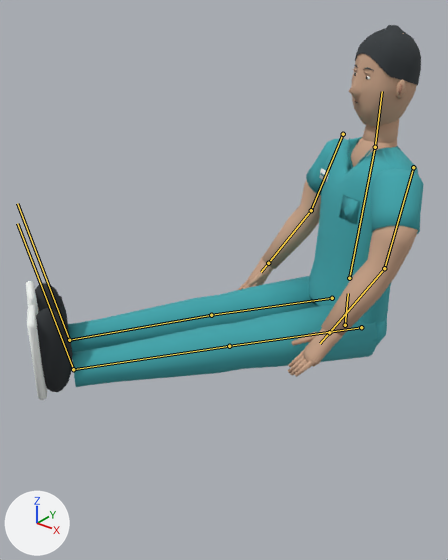
What one commit did to the glTF model arjan-portfolio/public/hospitalsim/assets/clinician-lod.glb.
One viewpoint serves both versions: a 50 mm camera at (0.574, -1.197, 1.782) aimed at (-0.319, -0.08, 1.089). Lighting does not change. The marker at lower left points along +X, +Y and +Z. The picture after the commit comes second. Both versions are drawn at frame 38 of the action 'TransferOut'; the numbers are the values there. The bones that change are drawn over the model as lines.

In view in the first picture: 'clinician_skin_export'.
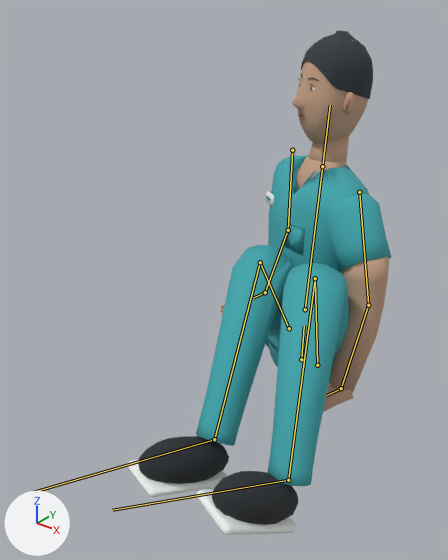
Patch to the scene script:
```diff
--- a/arjan-portfolio/public/hospitalsim/assets/clinician-lod.glb.py
+++ b/arjan-portfolio/public/hospitalsim/assets/clinician-lod.glb.py
@@ bone_hips @@
 bone_hips = bpy.data.objects['clinician'].pose.bones['hips']
-bone_hips.location = (-0.173, -0.058, -0.335)
+bone_hips.location = (-0.173, -0.058, -0.087)
@@ bone_spine @@
 bone_spine = bpy.data.objects['clinician'].pose.bones['spine']  # child of 'hips'
-bone_spine.rotation_quaternion = (0.999, -0.05, 0.0, 0.0)  # degrees (-6, 0, 0)
+bone_spine.rotation_quaternion = (1.0, -0.029, 0.0, 0.0)  # degrees (-3, 0, 0)
@@ bone_head @@
 bone_head = bpy.data.objects['clinician'].pose.bones['head']  # child of 'spine'
-bone_head.rotation_quaternion = (0.999, 0.04, 0.0, 0.0)  # degrees (5, 0, 0)
+bone_head.rotation_quaternion = (1.0, 0.0, 0.0, 0.0)  # degrees (0, 0, 0)
@@ bone_upper_arm_l @@
 bone_upper_arm_l = bpy.data.objects['clinician'].pose.bones['upper_arm.L']  # child of 'spine'
-bone_upper_arm_l.rotation_quaternion = (0.996, -0.09, 0.0, 0.0)  # degrees (-10, 0, 0)
+bone_upper_arm_l.rotation_quaternion = (0.998, 0.069, 0.0, 0.0)  # degrees (8, 0, 0)
@@ bone_forearm_l @@
 bone_forearm_l = bpy.data.objects['clinician'].pose.bones['forearm.L']  # child of 'upper_arm.L'
-bone_forearm_l.rotation_quaternion = (0.983, -0.184, 0.0, 0.0)  # degrees (-21, 0, 0)
+bone_forearm_l.rotation_quaternion = (0.989, -0.15, 0.0, 0.0)  # degrees (-17, 0, 0)
@@ bone_hand_l @@
 bone_hand_l = bpy.data.objects['clinician'].pose.bones['hand.L']  # child of 'forearm.L'
-bone_hand_l.rotation_quaternion = (1.0, 0.0, 0.0, 0.0)  # degrees (0, 0, 0)
+bone_hand_l.rotation_quaternion = (0.889, -0.457, 0.0, 0.0)  # degrees (-54, 0, 0)
@@ bone_upper_arm_r @@
 bone_upper_arm_r = bpy.data.objects['clinician'].pose.bones['upper_arm.R']  # child of 'spine'
-bone_upper_arm_r.rotation_quaternion = (0.996, -0.09, 0.0, 0.0)  # degrees (-10, 0, 0)
+bone_upper_arm_r.rotation_quaternion = (0.998, 0.069, 0.0, 0.0)  # degrees (8, 0, 0)
@@ bone_forearm_r @@
 bone_forearm_r = bpy.data.objects['clinician'].pose.bones['forearm.R']  # child of 'upper_arm.R'
-bone_forearm_r.rotation_quaternion = (0.983, -0.184, 0.0, 0.0)  # degrees (-21, 0, 0)
+bone_forearm_r.rotation_quaternion = (0.989, -0.15, 0.0, 0.0)  # degrees (-17, 0, 0)
@@ bone_hand_r @@
 bone_hand_r = bpy.data.objects['clinician'].pose.bones['hand.R']  # child of 'forearm.R'
-bone_hand_r.rotation_quaternion = (1.0, 0.0, 0.0, 0.0)  # degrees (0, 0, 0)
+bone_hand_r.rotation_quaternion = (0.889, -0.457, 0.0, 0.0)  # degrees (-54, 0, 0)
@@ bone_thigh_l @@
 bone_thigh_l = bpy.data.objects['clinician'].pose.bones['thigh.L']  # child of 'hips'
-bone_thigh_l.rotation_quaternion = (0.707, -0.707, 0.0, 0.0)  # degrees (-90, 0, 0)
+bone_thigh_l.rotation_quaternion = (0.271, -0.501, 0.0, -0.821)  # degrees (-29, -56, -128)
@@ bone_shin_l @@
 bone_shin_l = bpy.data.objects['clinician'].pose.bones['shin.L']  # child of 'thigh.L'
-bone_shin_l.rotation_quaternion = (1.0, 0.0, 0.0, 0.0)  # degrees (0, 0, 0)
+bone_shin_l.rotation_quaternion = (0.522, 0.454, 0.007, 0.722)  # degrees (39, -40, 93)
@@ bone_foot_l @@
 bone_foot_l = bpy.data.objects['clinician'].pose.bones['foot.L']  # child of 'shin.L'
-bone_foot_l.rotation_quaternion = (1.0, 0.0, 0.0, 0.0)  # degrees (0, 0, 0)
+bone_foot_l.rotation_quaternion = (0.949, -0.103, -0.234, -0.181)  # degrees (-7, -29, -20)
@@ bone_thigh_r @@
 bone_thigh_r = bpy.data.objects['clinician'].pose.bones['thigh.R']  # child of 'hips'
-bone_thigh_r.rotation_quaternion = (0.707, -0.707, 0.0, 0.0)  # degrees (-90, 0, 0)
+bone_thigh_r.rotation_quaternion = (0.328, -0.655, 0.0, -0.68)  # degrees (-72, -63, -81)
@@ bone_shin_r @@
 bone_shin_r = bpy.data.objects['clinician'].pose.bones['shin.R']  # child of 'thigh.R'
-bone_shin_r.rotation_quaternion = (1.0, 0.0, 0.0, 0.0)  # degrees (0, 0, 0)
+bone_shin_r.rotation_quaternion = (0.615, 0.531, 0.031, 0.582)  # degrees (58, -35, 67)
@@ bone_foot_r @@
 bone_foot_r = bpy.data.objects['clinician'].pose.bones['foot.R']  # child of 'shin.R'
-bone_foot_r.rotation_quaternion = (1.0, 0.0, 0.0, 0.0)  # degrees (0, 0, 0)
+bone_foot_r.rotation_quaternion = (0.957, 0.059, -0.228, -0.17)  # degrees (12, -25, -23)
```

What differs and where, as boxes [x1, y1, x2, y2] in the pictures (448 x 560 px):
'clinician_skin_export', posed (34% narrower, 35% taller): before [26, 25, 424, 400]; after [127, 30, 391, 535]
bone 'hips', root to tip: before (345, 325) to (348, 293); after (301, 359) to (304, 326)
bone 'spine', root to tip: before (349, 278) to (375, 147); after (305, 309) to (322, 166)
bone 'head', root to tip: before (375, 147) to (382, 91); after (322, 166) to (330, 105)
bone 'upper_arm.L', root to tip: before (413, 167) to (384, 268); after (359, 192) to (368, 305)
bone 'forearm.L', root to tip: before (384, 268) to (329, 332); after (368, 305) to (341, 388)
bone 'hand.L', root to tip: before (329, 332) to (320, 343); after (341, 388) to (326, 395)
bone 'upper_arm.R', root to tip: before (343, 134) to (311, 210); after (292, 150) to (288, 230)
bone 'forearm.R', root to tip: before (311, 210) to (268, 263); after (288, 230) to (265, 292)
bone 'hand.R', root to tip: before (268, 263) to (261, 272); after (265, 292) to (254, 297)
bone 'thigh.L', root to tip: before (361, 327) to (229, 346); after (317, 365) to (315, 278)
bone 'shin.L', root to tip: before (229, 346) to (73, 369); after (315, 278) to (288, 480)
bone 'foot.L', root to tip: before (73, 369) to (17, 223); after (288, 480) to (112, 510)
bone 'thigh.R', root to tip: before (332, 298) to (211, 315); after (289, 328) to (260, 262)
bone 'shin.R', root to tip: before (211, 315) to (69, 340); after (260, 262) to (214, 439)
bone 'foot.R', root to tip: before (69, 340) to (17, 203); after (214, 439) to (33, 492)
